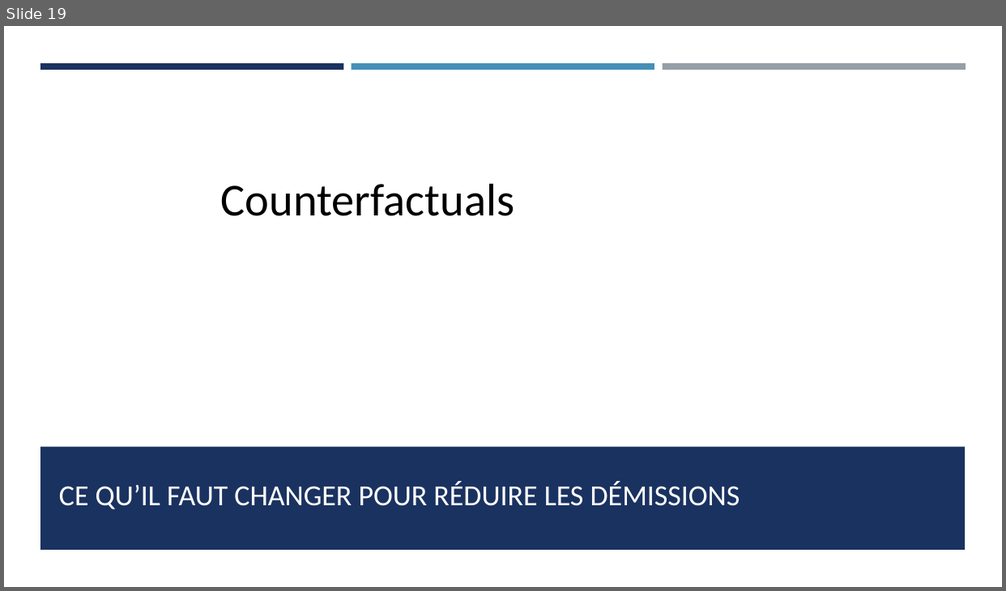
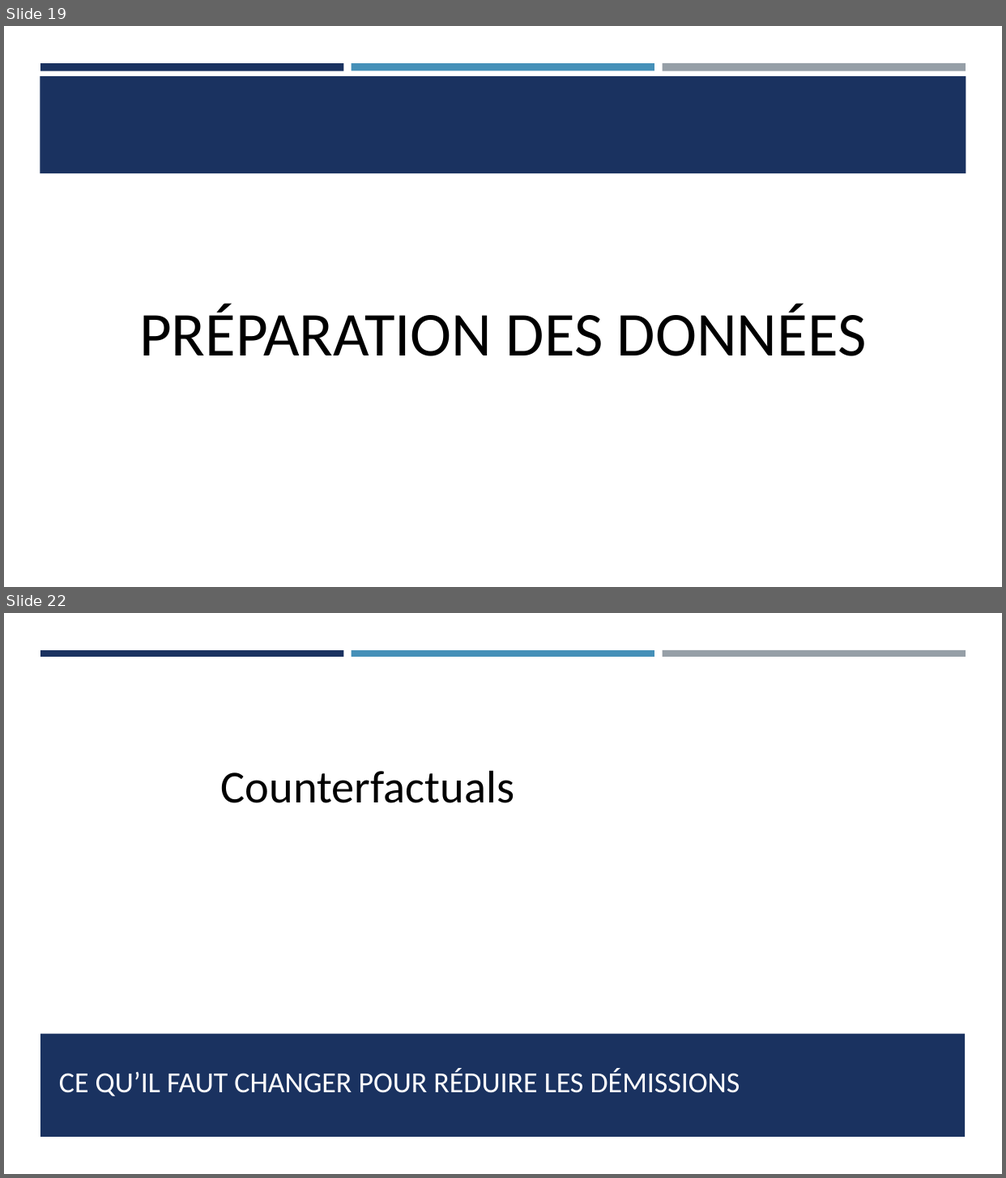
Before and after one commit to Ace4teaM/OCR-NovaTech, a slide deck: Presentation.pptx. Shown one above the other, each under a label of ours: slide 19 before the commit, slides 19 and 22 after it; the slides between them are not shown. The pictures are 1006x591 and 1006x1178 pixels, drawn with LibreOffice and Linux fonts; fonts in the diff are those of the drawing. Boxes give left, top, right and bottom in pixels: in the first picture for what was removed or moved away, otherwise in the second. Text is boxed around its words. In the diff, an @@ line names an element or a change of style, - is before the commit and + after.

```diff
--- a/Presentation.pptx
+++ b/Presentation.pptx
@@ slide 19 added at [4, 26, 1002, 587], background #FFFFFF; not listed: 3 template elements that a slide beside it also shows @@
@@ rectangle added at [40, 76, 966, 173], fill #1A3260 @@
@@ title added at [139, 304, 867, 356], 60 pt, text #000000 @@
+PRÉPARATION DES DONNÉES
@@ what was slide 19 is now slide 22 @@
```
Also in this commit, not shown: 2 other slides added, 2 other files.
